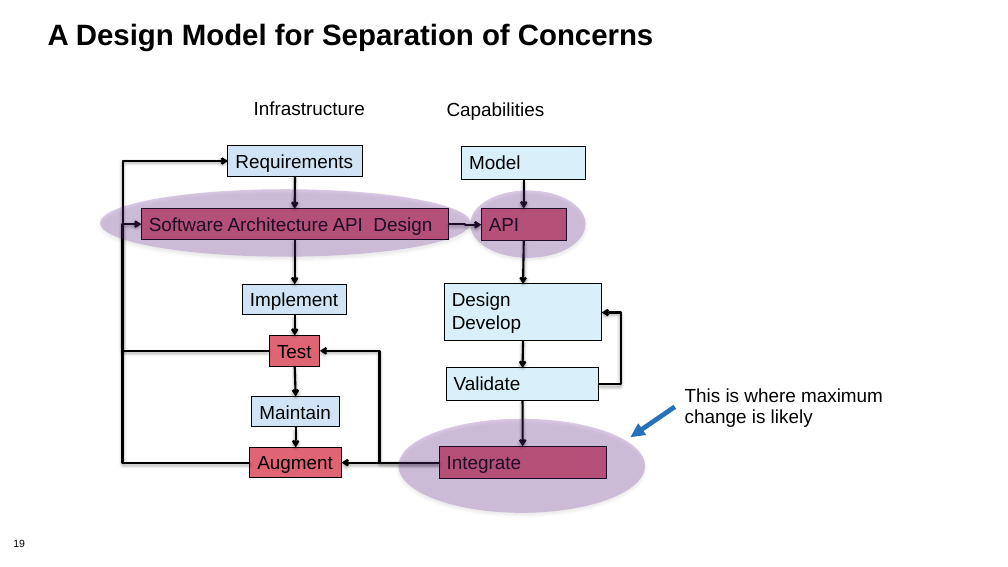
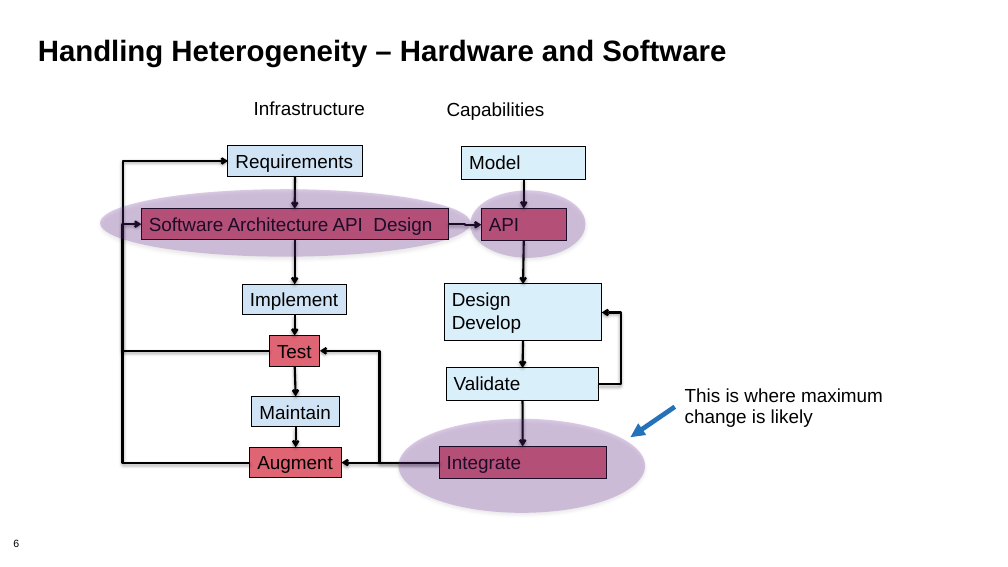
Before and after one commit to bssw-tutorial/presentations, a slide deck: slide 6 of design-a.pptx (slide 19 before the commit). Drawn at 1008x567 pixels with LibreOffice and Linux fonts; fonts in the diff are those of the drawing; background and template pictures are left out. Boxes give left, top, right and bottom in pixels: in the first picture for what was removed or moved away, otherwise in the second. Text is boxed around its words. In the diff, an @@ line names an element or a change of style, - is before the commit and + after.

```diff
--- a/design-a.pptx
+++ b/design-a.pptx
@@ title removed at (48, 23, 653, 51) @@
-A Design Model for Separation of Concerns
@@ title added at (38, 39, 726, 67), 28 pt, text #000000, bold @@
+Handling Heterogeneity – Hardware and Software
@@ page number at (13, 539, 19, 547): text changed @@
-19
+6
```
Also in this commit, not shown: 6 other slides changed, 14 slides added, 19 slides removed.
